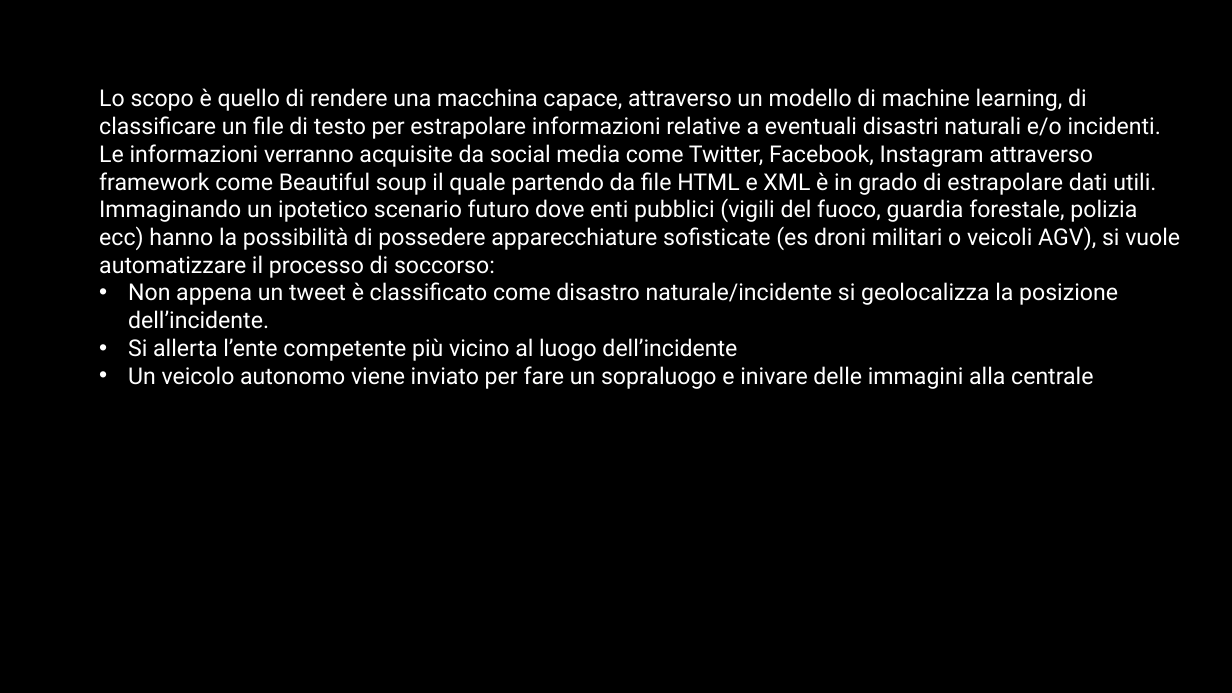
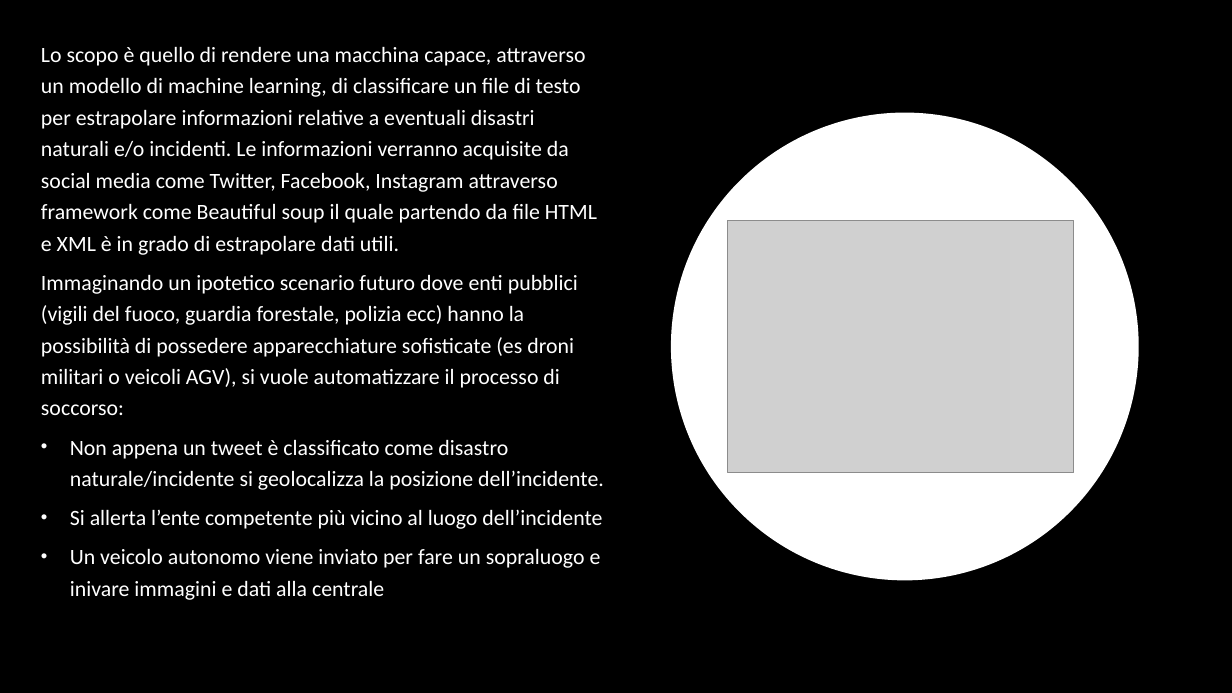
Before and after one commit to AlessioRoda/MachineLearning, a slide deck: slide 3 of Natural Language Processing with Disaster Tweets.pptx. Drawn at 1232x693 pixels with LibreOffice and Linux fonts; fonts in the diff are those of the drawing; grey boxes stand for pictures. Boxes give left, top, right and bottom in pixels: in the first picture for what was removed or moved away, otherwise in the second. Text is boxed around its words. In the diff, an @@ line names an element or a change of style, - is before the commit and + after.

```diff
--- a/Natural Language Processing with Disaster Tweets.pptx
+++ b/Natural Language Processing with Disaster Tweets.pptx
@@ text "Lo scopo è quello di ..." moved from (x1=99, y1=88, x2=1180, y2=389) to (x1=41, y1=47, x2=604, y2=600) @@
@@ text at (x1=41, y1=47, x2=604, y2=529): size 18 to 17 pt, font Roboto to Calibri in "Lo scopo è quello di rendere una ...", "Immaginando un ipotetico scenario futuro dove enti ...", "Non appena un tweet è classificato come ...", "Si allerta l’ente competente più vicino al ..."; line spacing 1 to 1.2; more space between paragraphs @@
@@ ellipse added at (x1=671, y1=113, x2=1139, y2=580), fill #FFFFFF @@
@@ picture added at (x1=727, y1=220, x2=1074, y2=473) @@
@@ text at (x1=70, y1=549, x2=601, y2=600): text changed; size 18 to 17 pt; font Roboto to Calibri @@
-• Un veicolo autonomo viene inviato per fare un sopraluogo e inivare delle immagini alla centrale
+• Un veicolo autonomo viene inviato per fare un sopraluogo e inivare immagini e dati alla centrale
```
Also in this commit, not shown: 7 slides added, 1 slide removed, 1 other file.
